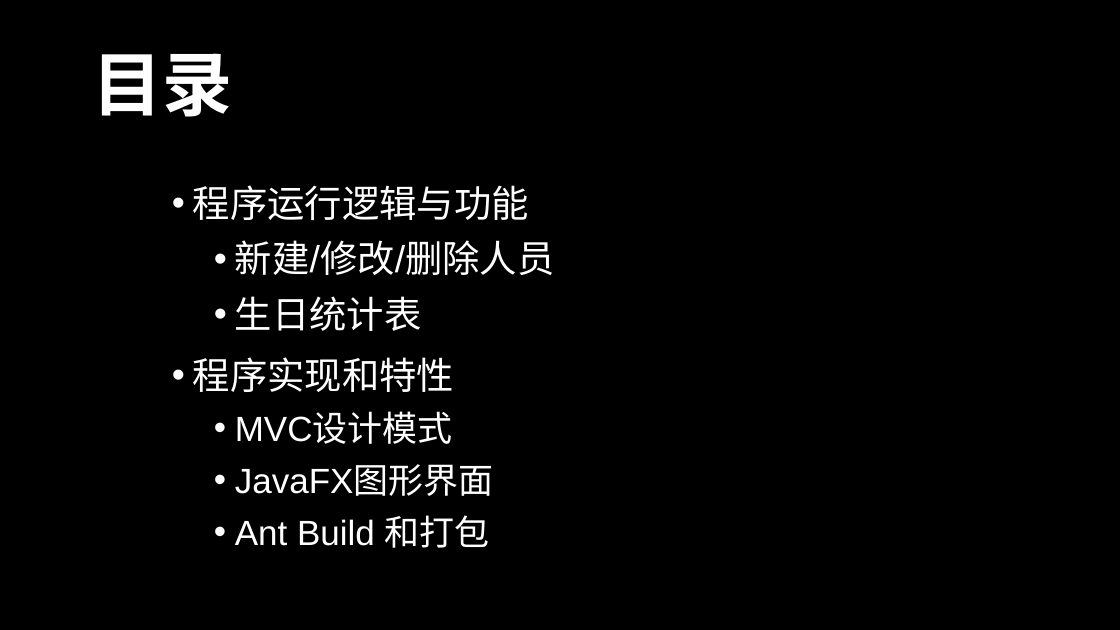
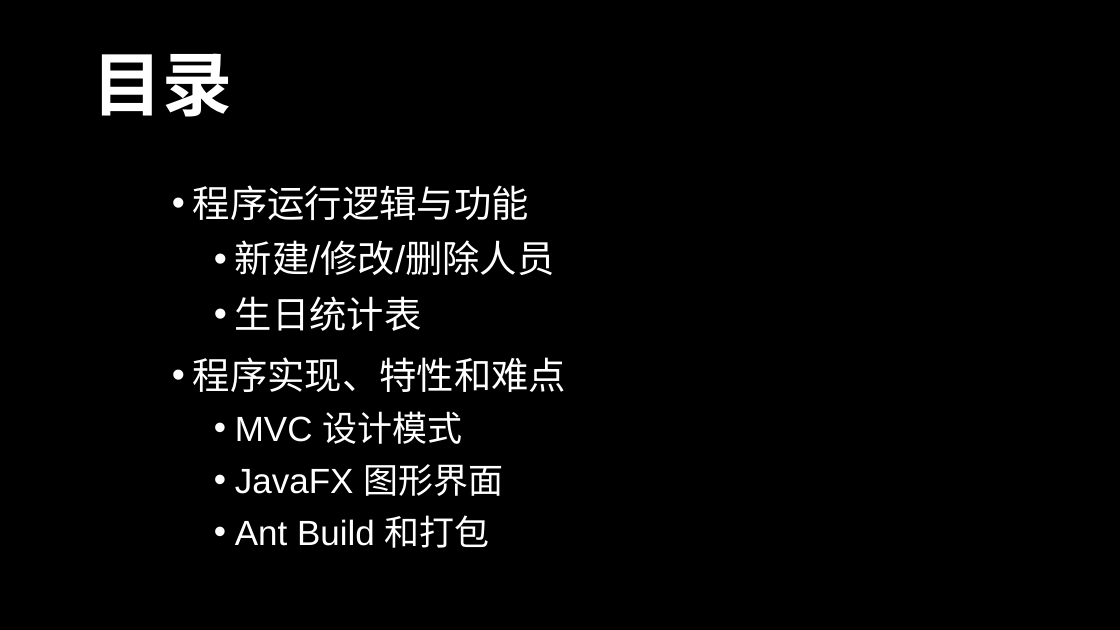
Before and after one commit to Siriussee/Java-Programming, a slide deck: slide 2 of project-report.pptx. Drawn at 1120x630 pixels with LibreOffice and Linux fonts; fonts in the diff are those of the drawing; background and template pictures are left out. Boxes give left, top, right and bottom in pixels: in the first picture for what was removed or moved away, otherwise in the second. Text is boxed around its words. In the diff, an @@ line names an element or a change of style, - is before the commit and + after.

```diff
--- a/project-report.pptx
+++ b/project-report.pptx
@@ text at bbox=[193, 357, 566, 496]: text changed @@
-• 程序实现和特性
-  • MVC设计模式
-  • JavaFX图形界面
+• 程序实现、特性和难点
+  • MVC 设计模式
+  • JavaFX 图形界面
```
Also in this commit, not shown: 36 other files.
